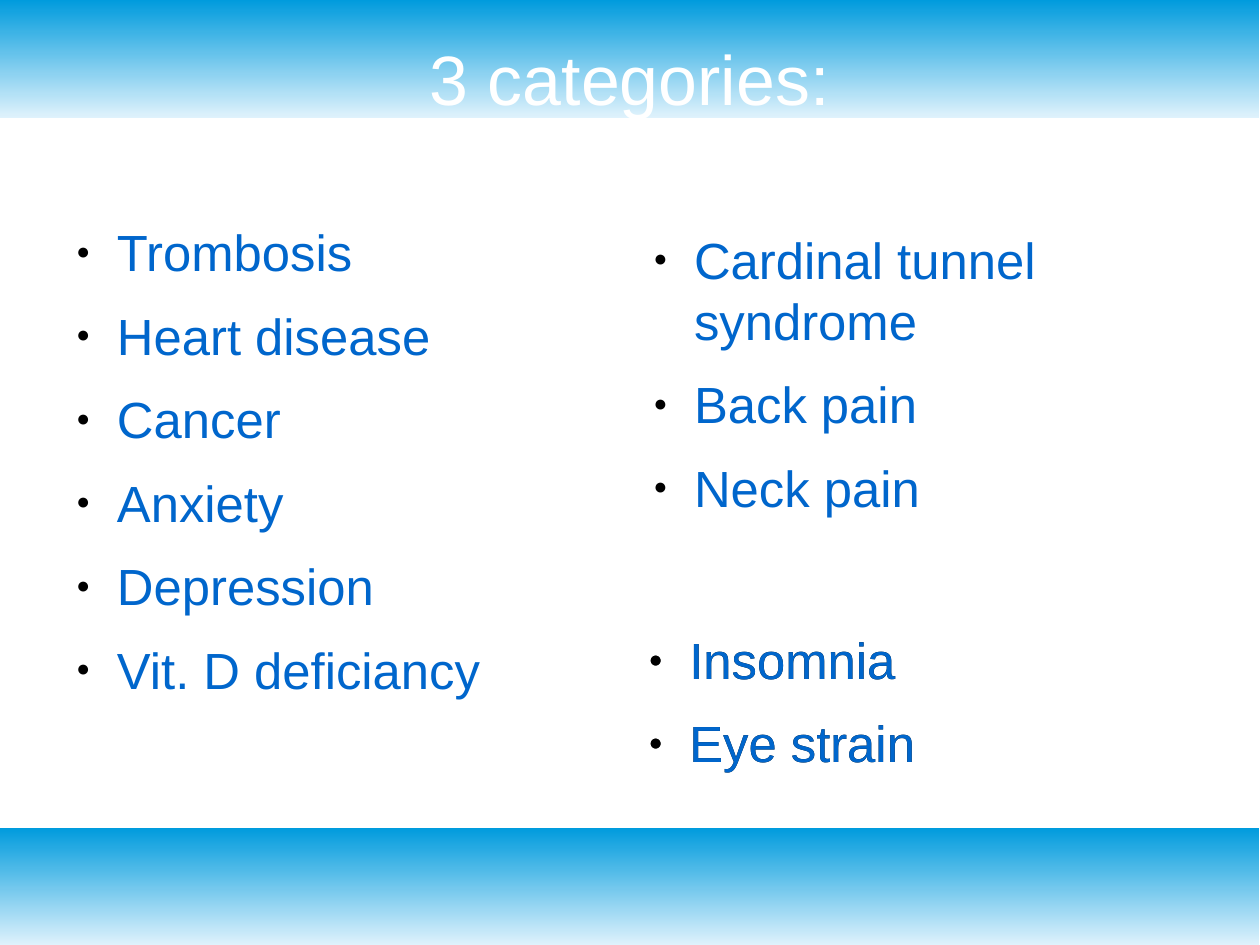
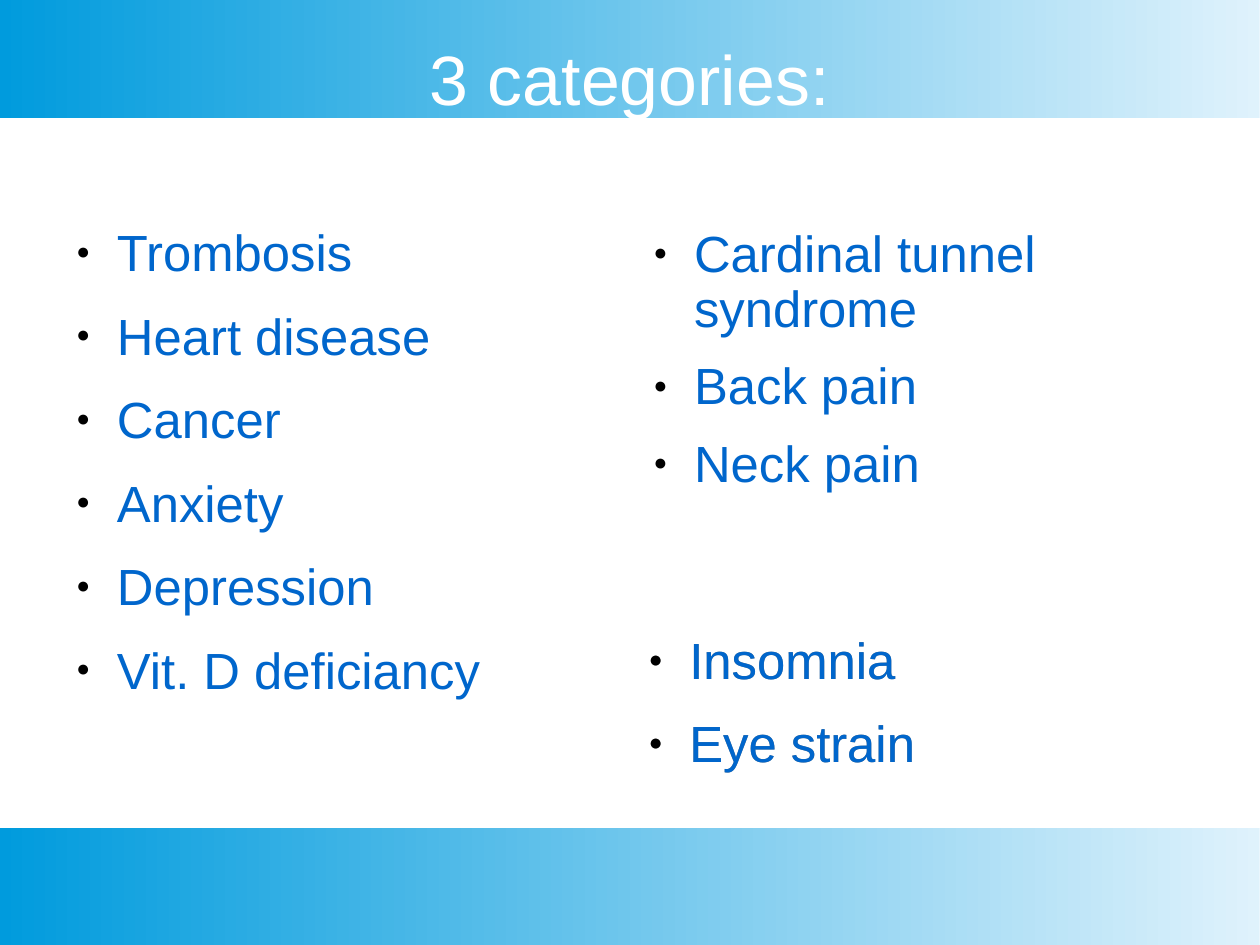
Before and after one commit to CSteigueber/watch-on-health, a slide deck: slide 7 of watch.odp (slide 8 before the commit). Drawn at 1260x945 pixels with LibreOffice and Linux fonts; fonts in the diff are those of the drawing. Boxes give left, top, right and bottom in pixels: in the first picture for what was removed or moved away, otherwise in the second. Text is boxed around its words. In the diff, an @@ line names an element or a change of style, - is before the commit and + after.

```diff
--- a/watch.odp
+++ b/watch.odp
@@ rectangle removed at <box>0,0,1260,118</box> @@
@@ freeform shape added at <box>0,0,1260,118</box>, fill gradient #DFF2FC to #009BDD @@
@@ text "Cardinal tunnel syndrome" at <box>694,235,1035,492</box>: indent changed; line spacing 1 to 0.9 @@
@@ text "Insomnia" at <box>689,642,915,773</box>: indent changed @@
@@ rectangle removed at <box>0,828,1260,945</box> @@
@@ freeform shape added at <box>0,828,1260,945</box>, fill gradient #DFF2FC to #009BDD @@
```
Also in this commit, not shown: 12 other slides changed, 1 slide removed.
